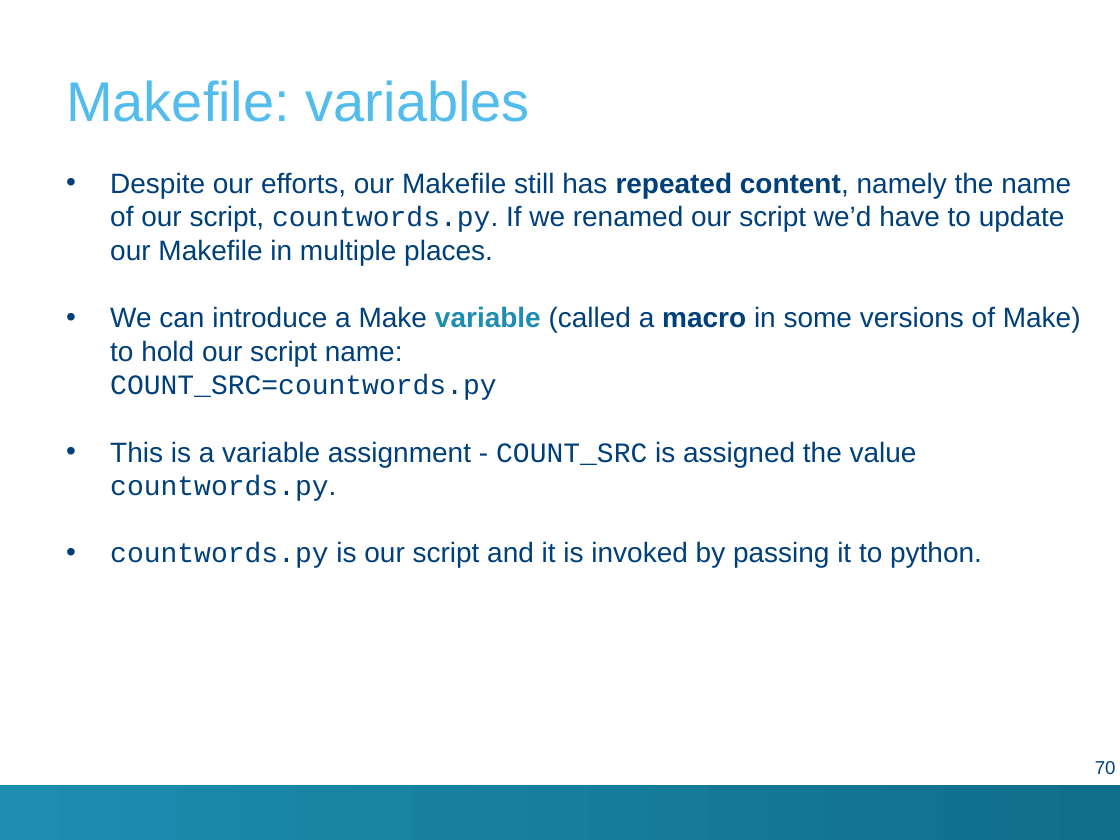
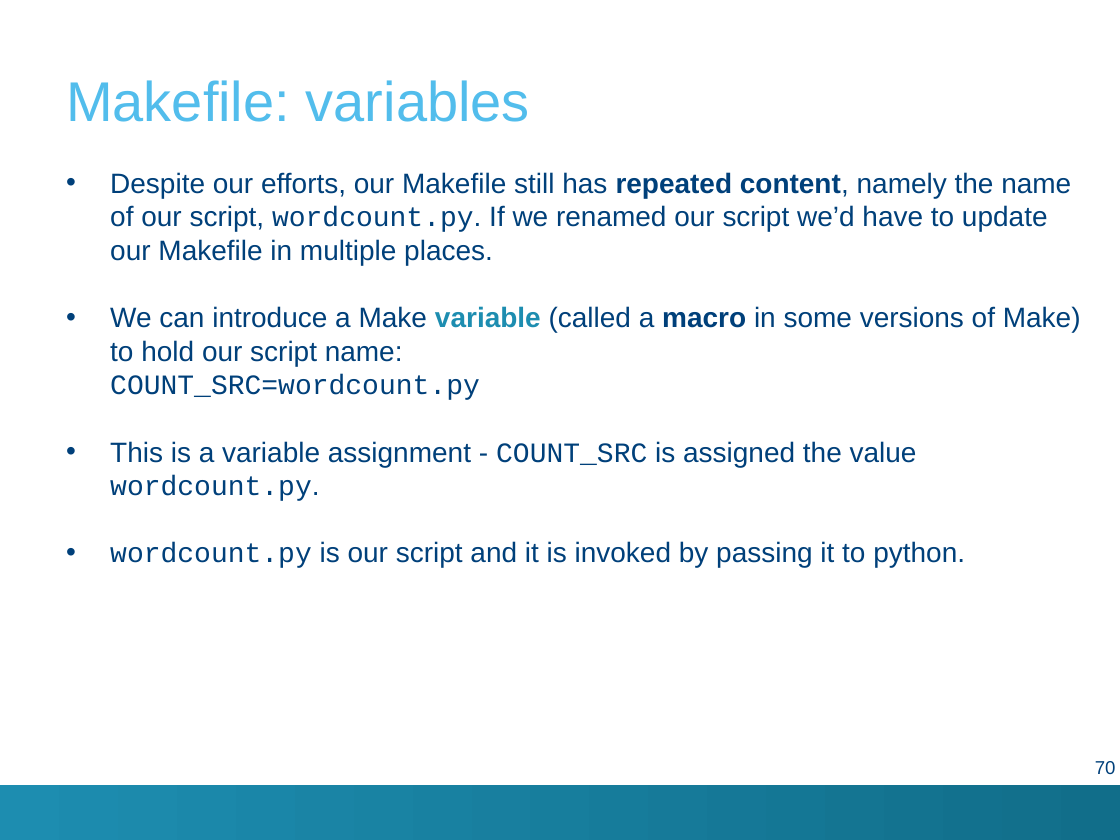
Before and after one commit to hpcleuven/Makefile-intro, a slide deck: slide 70 of Make.pptx. Drawn at 1120x840 pixels with LibreOffice and Linux fonts; fonts in the diff are those of the drawing; background and template pictures are left out. Boxes give left, top, right and bottom in pixels: in the first picture for what was removed or moved away, otherwise in the second. Text is boxed around its words. In the diff, an @@ line names an element or a change of style, - is before the commit and + after.

```diff
--- a/Make.pptx
+++ b/Make.pptx
@@ text at (110,172,1071,265): text changed @@
-• Despite our efforts, our Makefile still has repeated content, namely the name of our script, countwords.py. If we renamed our script we’d have to update our Makefile in multiple places.
+• Despite our efforts, our Makefile still has repeated content, namely the name of our script, wordcount.py. If we renamed our script we’d have to update our Makefile in multiple places.
@@ text at (110,375,965,568): text changed @@
-  COUNT_SRC=countwords.py
-• This is a variable assignment - COUNT_SRC is assigned the value countwords.py.
-• countwords.py is our script and it is invoked by passing it to python.
+  COUNT_SRC=wordcount.py
+• This is a variable assignment - COUNT_SRC is assigned the value wordcount.py.
+• wordcount.py is our script and it is invoked by passing it to python.
```
Also in this commit, not shown: 55 other slides changed, 1 other file.
